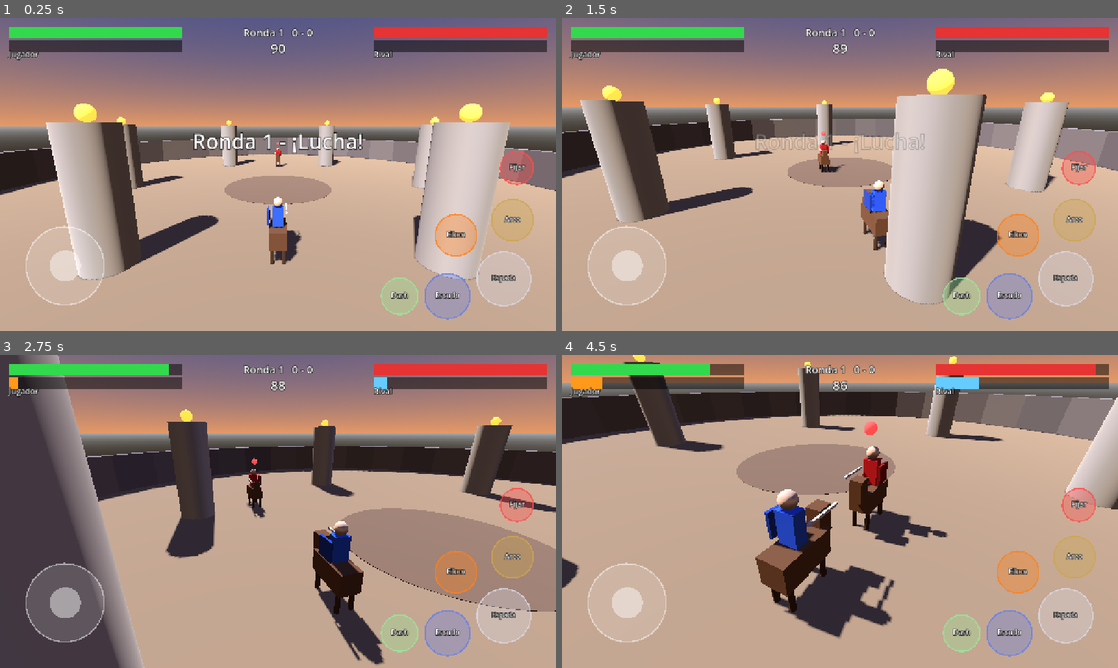
Above: before the commit, frames 1-4 (two rows, left to right).
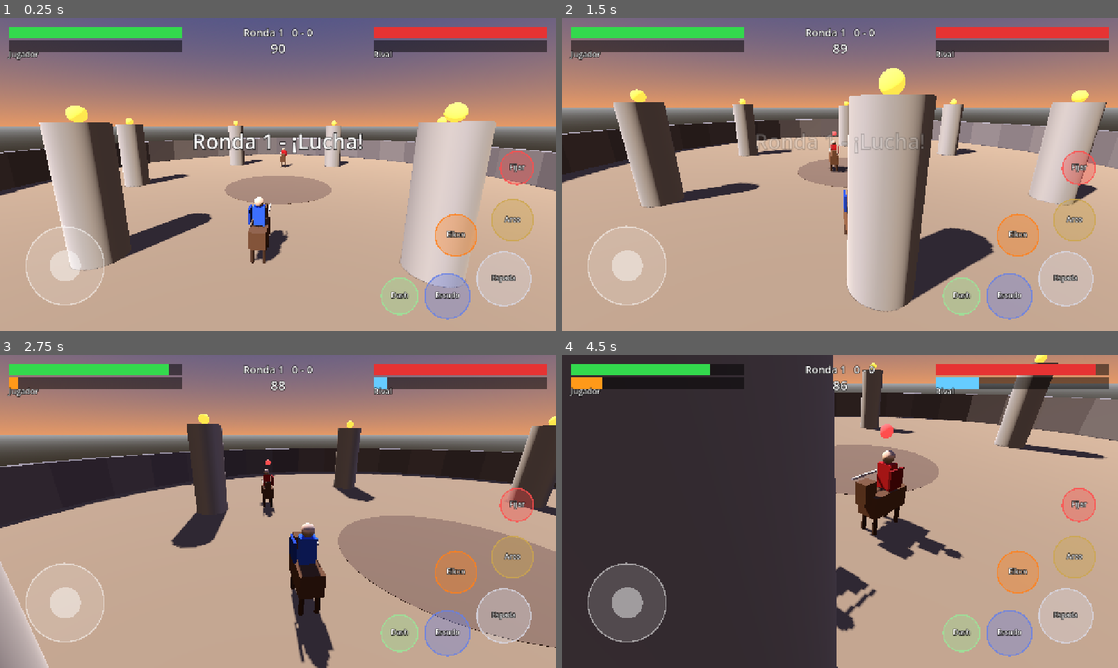
Above: after the commit, the same moments.

Repository: JonathanLazarte/arena-game
Game: Godot game, scene res://scenes/arena.tscn
Two runs of this game, one before a commit and one after it. Both use one fixed random seed, a clock stepped at 60 frames per second and the inputs below.
Inputs (mouse positions are in pixels of both pictures, inside the frame that each line leads up to):
- Up to frame 1 (0.25 s): no input
- Up to frame 2 (1.5 s): move the mouse to (962, 158) at 0.52 s; hold D (move_right) 0.53-1.25 s; tap J (attack_sword) at 0.6 s; click (962, 158) at 0.67 s; drag from (728, 190) to (812, 237) at 1.27 s
- Up to frame 3 (2.75 s): move the mouse to (333, 442) at 2.02 s; hold D (move_right) from 2.03 s (still down); tap Space (dash) at 2.1 s
- Up to frame 4 (4.5 s): release D (move_right) at 2.75 s; drag from (812, 574) to (673, 464) at 2.77 s; move the mouse to (1006, 558) at 3.52 s; hold A (move_left) 3.53-4.25 s; tap L (shoot_bow) at 3.6 s; drag from (673, 464) to (756, 433) at 4.27 s

The runs differ from the first frame. In frame 1, 11% of the frame differs, in the area x 0-100%, y 26-87%; in frame 2, 26%; in frame 3, 30%; in frame 4, 52%, in the area x 0-100%, y 0-100%.

Commit message:
Over-the-shoulder lock-on camera

Diff:
--- a/scripts/arena.gd
+++ b/scripts/arena.gd
@@ -152,7 +152,7 @@
 		var d := MeshUtil.flat(player.face_target.global_position - player.global_position)
 		var dist := d.length()
 		var dn := d.normalized() if dist > 0.1 else player.facing
-		cam_target = player.global_position - dn * (8.0 + clampf(dist * 0.15, 0.0, 5.0)) + Vector3(0, 5.0 + clampf(dist * 0.1, 0.0, 3.0), 0)
+		cam_target = player.global_position - dn * (8.0 + clampf(dist * 0.15, 0.0, 5.0)) + Vector3(0, 5.0 + clampf(dist * 0.1, 0.0, 3.0), 0) + dn.cross(Vector3.UP) * 2.8 # sobre el hombro
 		look = player.global_position.lerp(player.face_target.global_position, 0.5) + Vector3(0, 1.5, 0)
 	else:
 		var back := player.facing
